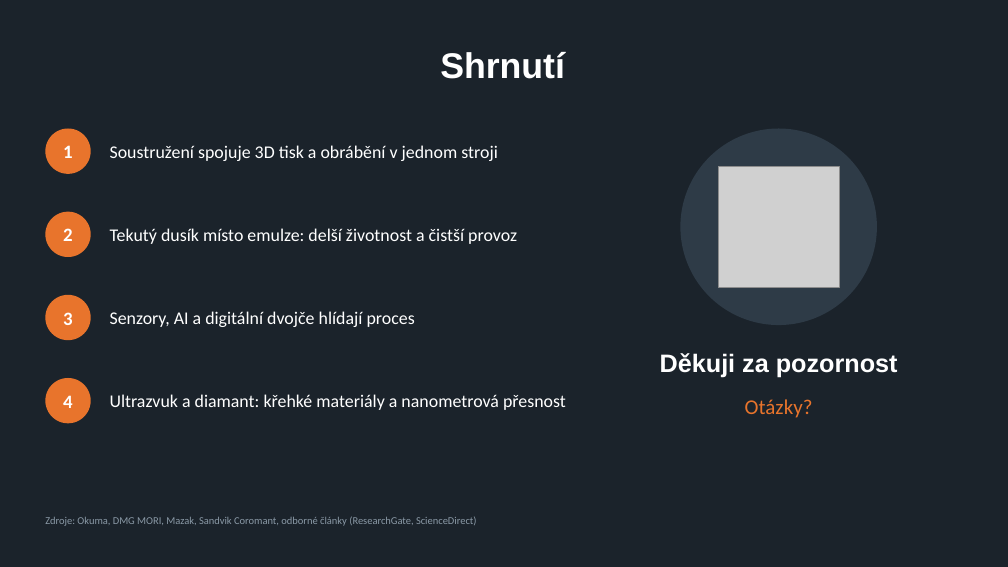
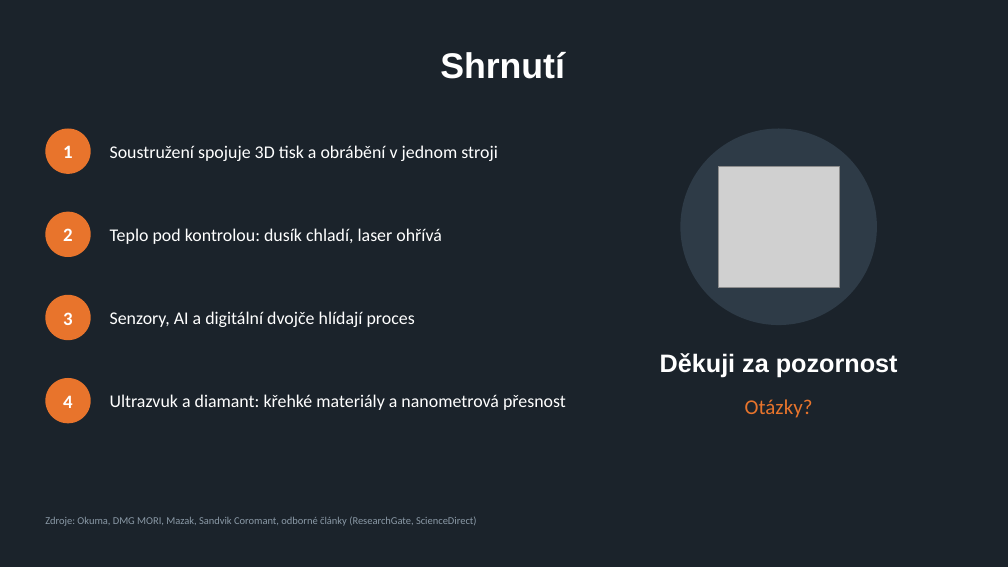
Before and after one commit to dodgeandroll/lol, a slide deck: slide 10 of Inovace_v_soustruzeni.pptx. Drawn at 1008x567 pixels with LibreOffice and Linux fonts; fonts in the diff are those of the drawing; grey boxes stand for pictures. Boxes give left, top, right and bottom in pixels: in the first picture for what was removed or moved away, otherwise in the second. Text is boxed around its words. In the diff, an @@ line names an element or a change of style, - is before the commit and + after.

```diff
--- a/Inovace_v_soustruzeni.pptx
+++ b/Inovace_v_soustruzeni.pptx
@@ text at [110, 228, 442, 244]: text changed @@
-Tekutý dusík místo emulze: delší životnost a čistší provoz
+Teplo pod kontrolou: dusík chladí, laser ohřívá
```
Also in this commit, not shown: 3 other slides changed, 2 slides added, 2 slides removed.
